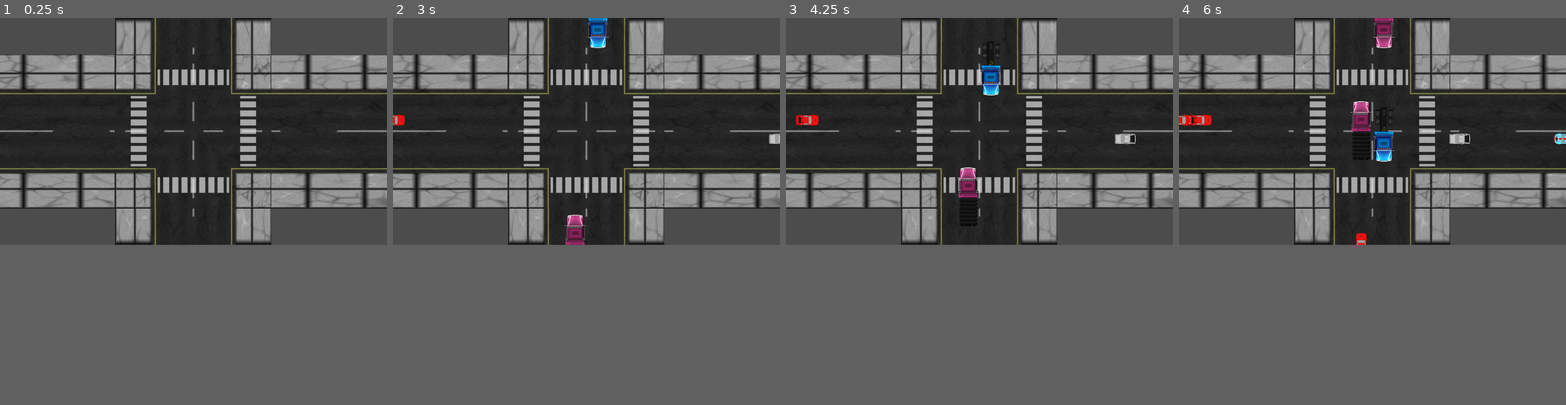
Above: before the commit, frames 1-4 (left to right).
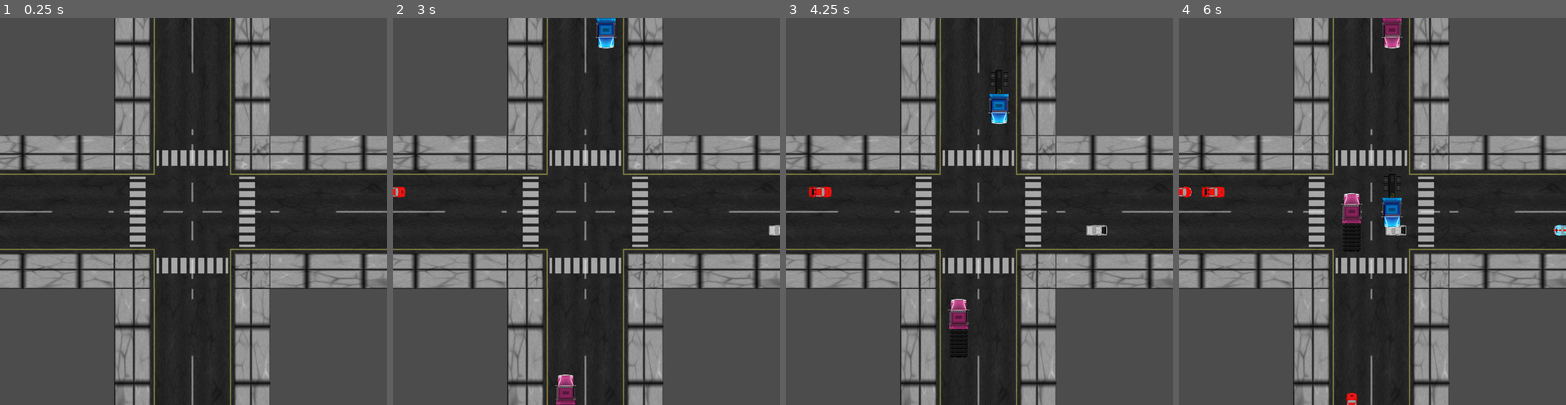
Above: after the commit, the same moments.

Repository: Arjun-Gopinath/CHA-O-TraffIC
Game: Godot game, scene res://Main.tscn
Same seed, same stepped clock (60 frames per second), same inputs: the game is played once before the commit and once after it.
Inputs:
- Up to frame 1 (0.25 s): no input
- Up to frame 2 (3 s): tap Enter at 0.5, 2 s; hold Right (ui_right) 0.53-1.28 s; tap Space at 1.25, 2.75 s; hold Down (ui_down) 1.28-2.03 s; hold Right (ui_right) 2.03-2.78 s; hold Up (ui_up) from 2.78 s (still down)
- Up to frame 3 (4.25 s): release Up (ui_up) at 3.53 s; hold Left (ui_left) from 3.53 s (still down)
- Up to frame 4 (6 s): release Left (ui_left) at 5.03 s; hold Down (ui_down) 5.03-5.78 s; hold Right (ui_right) from 5.78 s (still down)
In our replay, the window is 800x469 before the commit and 800x800 after it. These sizes can differ from the game's own. Grey fills any space a smaller window leaves; there, only what the larger window draws over its background counts as a difference.

The runs differ from the first frame. In frame 1, 58% of the frame differs, in the area x 0-100%, y 0-100%; in frame 2, 59%; in frame 3, 59%; in frame 4, 60%.

Commit message:
collisions perfected

Diff:
--- a/Main.tscn
+++ b/Main.tscn
@@ -9,6 +9,7 @@
 extents = Vector2( 111.054, 110.772 )
 
 [node name="Main" type="Node2D"]
+position = Vector2( -2.66968, 213.574 )
 script = ExtResource( 2 )
 
 [node name="ROAD" type="Area2D" parent="."]
@@ -40,12 +41,9 @@
 }
 
 [node name="roadEW" type="Sprite" parent="ROAD/Road_ver"]
-position = Vector2( -0.568928, 2.09542 )
-scale = Vector2( 0.989782, 1.80541 )
+position = Vector2( 0.220046, 2.09542 )
+scale = Vector2( 0.995946, 1.80541 )
 texture = ExtResource( 3 )
-__meta__ = {
-"_edit_group_": true
-}
 
 [node name="Road_Center" type="Sprite" parent="ROAD"]
 position = Vector2( -1.12364, 0.0891024 )
@@ -57,16 +55,16 @@
 shape = SubResource( 1 )
 
 [node name="Left" type="Position2D" parent="."]
-position = Vector2( 0, 270 )
+position = Vector2( 3.17839, 246.692 )
 
 [node name="Right" type="Position2D" parent="."]
-position = Vector2( 1024, 320 )
+position = Vector2( 1027.18, 348.606 )
 
 [node name="Up" type="Position2D" parent="."]
-position = Vector2( 542, 0 )
+position = Vector2( 566.427, -214.121 )
 
 [node name="Down" type="Position2D" parent="."]
-position = Vector2( 482, 600 )
+position = Vector2( 459.751, 810.833 )
 
 [node name="Timer" type="Timer" parent="."]
 wait_time = 3.0
--- a/Scenes/Audi.tscn
+++ b/Scenes/Audi.tscn
@@ -1,7 +1,5 @@
-[gd_scene load_steps=3 format=2]
+[gd_scene load_steps=2 format=2]
 
 [ext_resource path="res://Car.tscn" type="PackedScene" id=1]
-[ext_resource path="res://scripts/Car.gd" type="Script" id=2]
 
 [node name="Car" instance=ExtResource( 1 )]
-script = ExtResource( 2 )
--- a/Scenes/Audi_2.tscn
+++ b/Scenes/Audi_2.tscn
@@ -1,11 +1,9 @@
-[gd_scene load_steps=4 format=2]
+[gd_scene load_steps=3 format=2]
 
 [ext_resource path="res://Car.tscn" type="PackedScene" id=1]
 [ext_resource path="res://Sprites/Car_Audi_Sport_Quattro_Rally.png" type="Texture" id=2]
-[ext_resource path="res://scripts/Car.gd" type="Script" id=3]
 
 [node name="Car" instance=ExtResource( 1 )]
-script = ExtResource( 3 )
 
 [node name="Sprite" parent="." index="0"]
 texture = ExtResource( 2 )
--- a/Scenes/BMW.tscn
+++ b/Scenes/BMW.tscn
@@ -1,11 +1,9 @@
-[gd_scene load_steps=4 format=2]
+[gd_scene load_steps=3 format=2]
 
 [ext_resource path="res://Car.tscn" type="PackedScene" id=1]
 [ext_resource path="res://Sprites/BMW.png" type="Texture" id=2]
-[ext_resource path="res://scripts/Car.gd" type="Script" id=3]
 
 [node name="Car" instance=ExtResource( 1 )]
-script = ExtResource( 3 )
 
 [node name="Sprite" parent="." index="0"]
 texture = ExtResource( 2 )
--- a/Scenes/Chevrolet.tscn
+++ b/Scenes/Chevrolet.tscn
@@ -1,11 +1,9 @@
-[gd_scene load_steps=4 format=2]
+[gd_scene load_steps=3 format=2]
 
 [ext_resource path="res://Car.tscn" type="PackedScene" id=1]
 [ext_resource path="res://Sprites/Car_Chevrolet_Camaro.png" type="Texture" id=2]
-[ext_resource path="res://scripts/Car.gd" type="Script" id=3]
 
 [node name="Car" instance=ExtResource( 1 )]
-script = ExtResource( 3 )
 
 [node name="Sprite" parent="." index="0"]
 texture = ExtResource( 2 )
--- a/Scenes/DeLorean.tscn
+++ b/Scenes/DeLorean.tscn
@@ -1,11 +1,9 @@
-[gd_scene load_steps=4 format=2]
+[gd_scene load_steps=3 format=2]
 
 [ext_resource path="res://Car.tscn" type="PackedScene" id=1]
 [ext_resource path="res://Sprites/Car_DeLorean.png" type="Texture" id=2]
-[ext_resource path="res://scripts/Car.gd" type="Script" id=3]
 
 [node name="Car" instance=ExtResource( 1 )]
-script = ExtResource( 3 )
 
 [node name="Sprite" parent="." index="0"]
 texture = ExtResource( 2 )
--- a/Scenes/Ferrari.tscn
+++ b/Scenes/Ferrari.tscn
@@ -1,11 +1,9 @@
-[gd_scene load_steps=4 format=2]
+[gd_scene load_steps=3 format=2]
 
 [ext_resource path="res://Car.tscn" type="PackedScene" id=1]
 [ext_resource path="res://Sprites/Car_Ferrari.png" type="Texture" id=2]
-[ext_resource path="res://scripts/Car.gd" type="Script" id=3]
 
 [node name="Car" instance=ExtResource( 1 )]
-script = ExtResource( 3 )
 
 [node name="Sprite" parent="." index="0"]
 texture = ExtResource( 2 )
--- a/Scenes/Ford.tscn
+++ b/Scenes/Ford.tscn
@@ -1,11 +1,9 @@
-[gd_scene load_steps=4 format=2]
+[gd_scene load_steps=3 format=2]
 
 [ext_resource path="res://Car.tscn" type="PackedScene" id=1]
 [ext_resource path="res://Sprites/Car_Ford_GT40.png" type="Texture" id=2]
-[ext_resource path="res://scripts/Car.gd" type="Script" id=3]
 
 [node name="Car" instance=ExtResource( 1 )]
-script = ExtResource( 3 )
 
 [node name="Sprite" parent="." index="0"]
 texture = ExtResource( 2 )
--- a/Scenes/Truck_A.tscn
+++ b/Scenes/Truck_A.tscn
@@ -4,10 +4,13 @@
 [ext_resource path="res://Sprites/Truck_A.png" type="Texture" id=2]
 
 [sub_resource type="RectangleShape2D" id=1]
-extents = Vector2( 22.8026, 67.9468 )
+extents = Vector2( 22.8026, 76.6461 )
 
 [node name="Car" type="KinematicBody2D"]
 script = ExtResource( 1 )
+__meta__ = {
+"_edit_group_": true
+}
 
 [node name="Sprite" type="Sprite" parent="."]
 scale = Vector2( 0.45, 0.45 )
--- a/Scenes/Truck_B.tscn
+++ b/Scenes/Truck_B.tscn
@@ -1,11 +1,12 @@
-[gd_scene load_steps=4 format=2]
+[gd_scene load_steps=3 format=2]
 
 [ext_resource path="res://Scenes/Truck_A.tscn" type="PackedScene" id=1]
 [ext_resource path="res://Sprites/Truck_B.png" type="Texture" id=2]
-[ext_resource path="res://scripts/Car.gd" type="Script" id=3]
 
 [node name="Car" instance=ExtResource( 1 )]
-script = ExtResource( 3 )
 
 [node name="Sprite" parent="." index="0"]
 texture = ExtResource( 2 )
+
+[node name="CollisionShape2D" parent="." index="1"]
+position = Vector2( -0.33371, -0.145588 )
--- a/project.godot
+++ b/project.godot
@@ -21,8 +21,8 @@
 
 [display]
 
+window/size/height=1024
 window/stretch/mode="2d"
-window/stretch/aspect="expand"
 
 [rendering]
 
--- a/scripts/Car.gd
+++ b/scripts/Car.gd
@@ -23,7 +23,9 @@
 	if direction_to:
 		if move:
 			position += DIRECTIONS[direction_to] * speed * delta
-
+			var collision = move_and_collide(DIRECTIONS[direction_to])
+			if collision:
+				move = false
 # When vehicle is out of screen area
 func _on_VisibilityNotifier2D_screen_exited():
 	queue_free()
--- a/scripts/Spawn.gd
+++ b/scripts/Spawn.gd
@@ -41,6 +41,7 @@
 		car = load(cars[str(randi() % cars.size())]).instance()
 		car.name = "Car"+scene
 		car.get_node("Sprite").rotation = ROTATE[scene]
+		car.get_node("CollisionShape2D").rotation = ROTATE[scene]
 		var position_node = get_node(scene)
 		car.position = position_node.position
 		car.direction_to = temp_direction[0]
